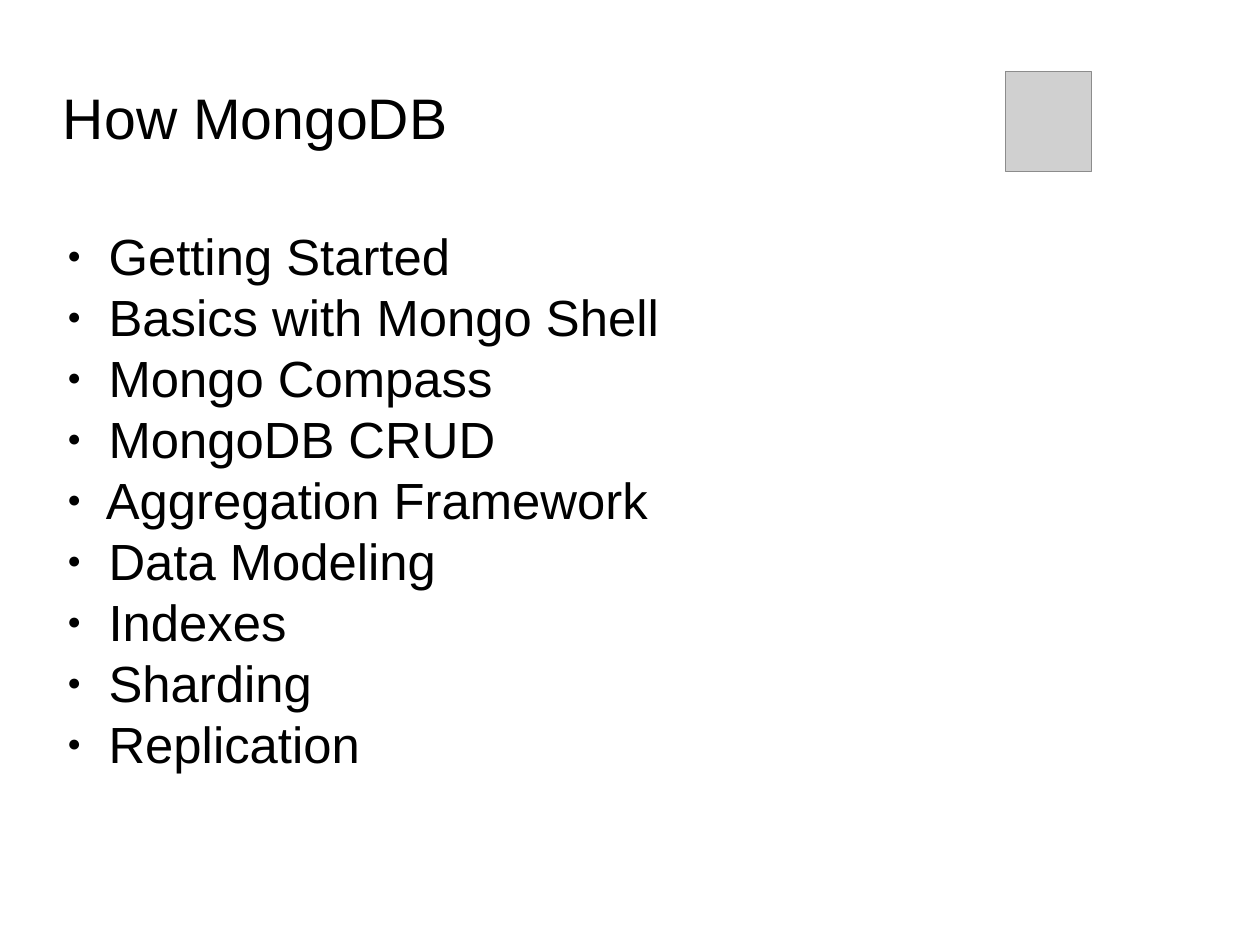
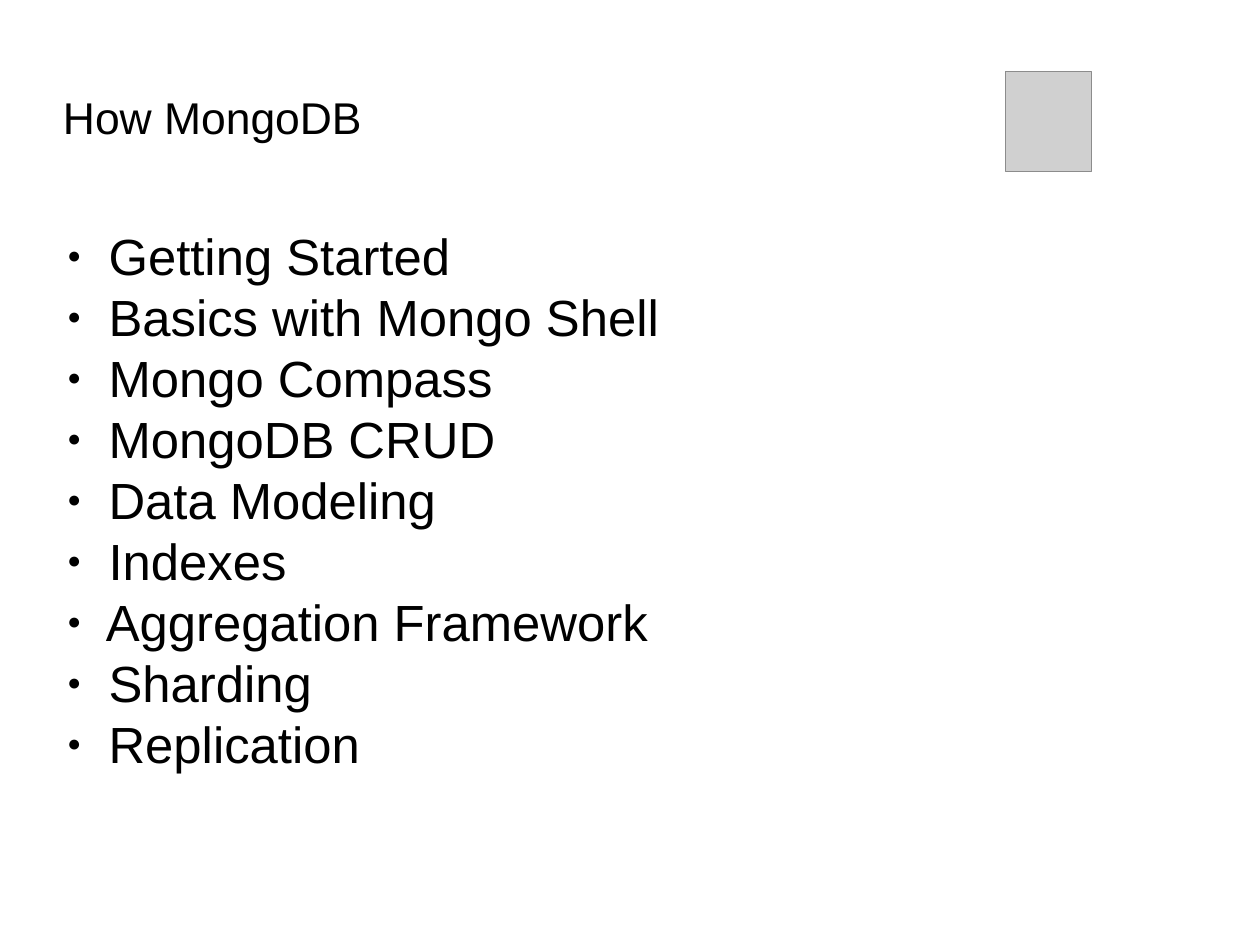
Before and after one commit to Bhakti/mongo_session, a slide deck: slide 9 of MongoDB_Session.odp (slide 10 before the commit). Drawn at 1260x945 pixels with LibreOffice and Linux fonts; fonts in the diff are those of the drawing; grey boxes stand for pictures; background and template pictures are left out. Boxes give left, top, right and bottom in pixels: in the first picture for what was removed or moved away, otherwise in the second. Text is boxed around its words. In the diff, an @@ line names an element or a change of style, - is before the commit and + after.

```diff
--- a/MongoDB_Session.odp
+++ b/MongoDB_Session.odp
@@ title "How MongoDB" at box(63, 103, 361, 144): size 36 to 28 pt @@
@@ subtitle at box(106, 482, 648, 530): paragraph removed @@
-● Aggregation Framework
@@ subtitle at box(106, 604, 648, 652): paragraph added @@
+● Aggregation Framework
```
Also in this commit, not shown: 10 other slides changed, 6 slides added, 1 slide removed, 34 other files.
